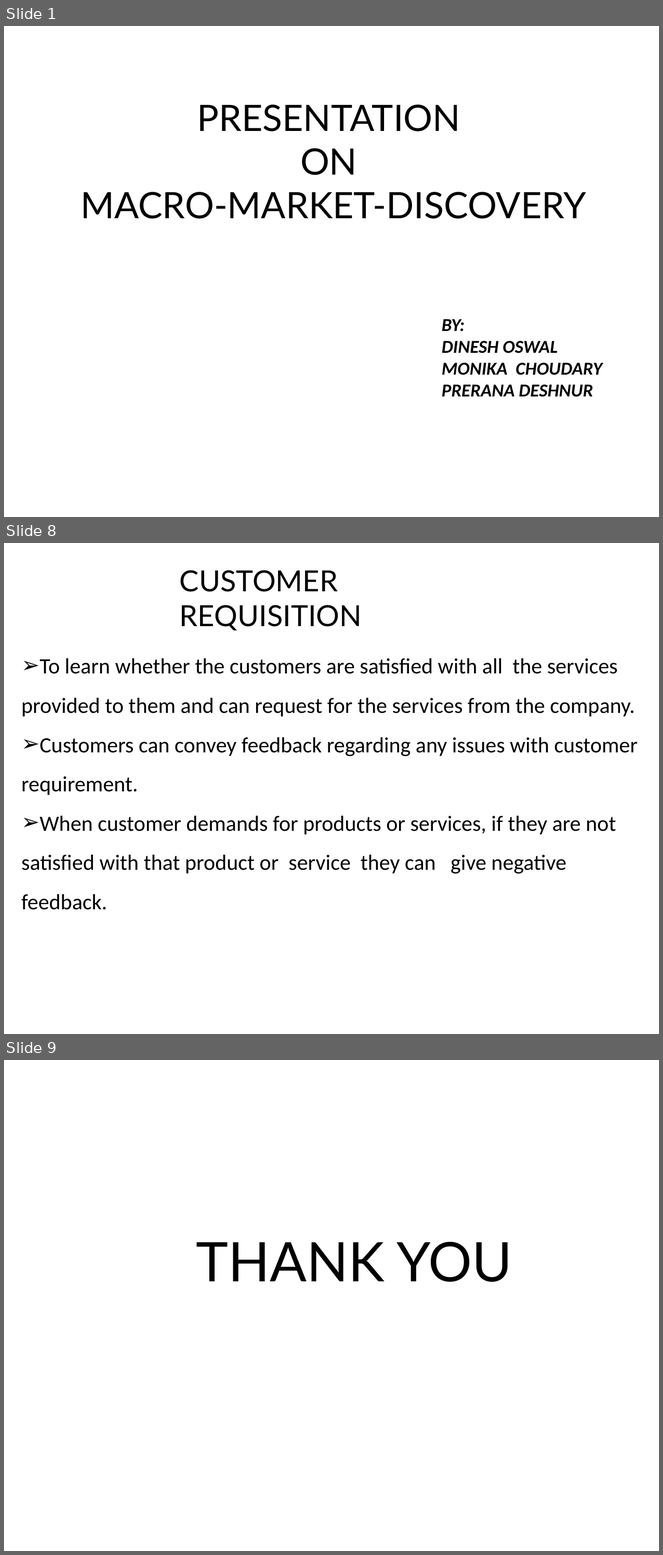
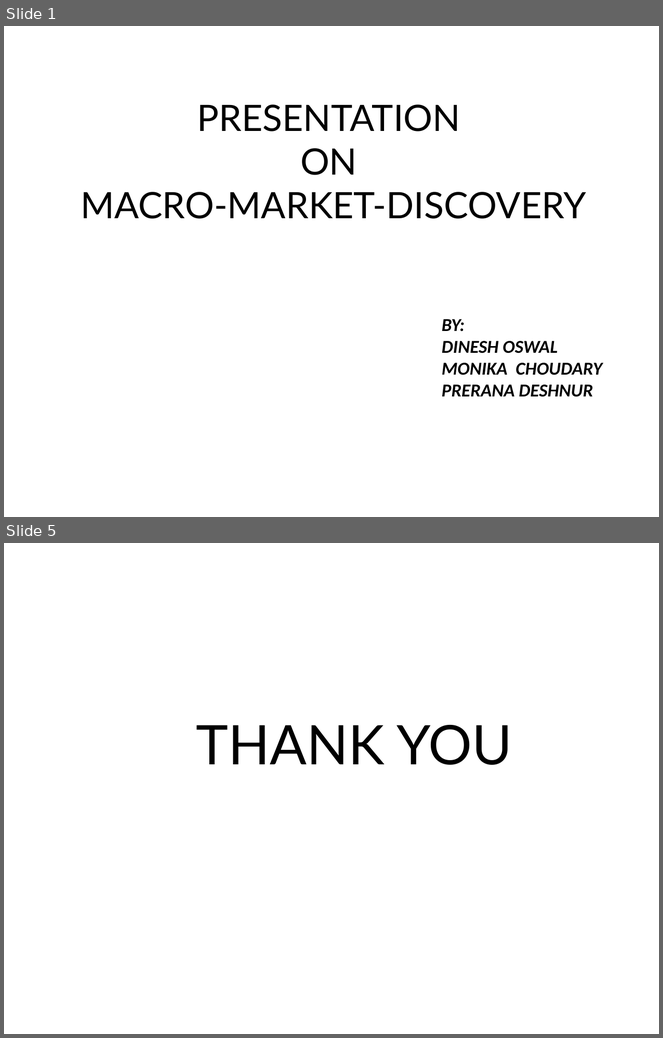
Before and after one commit to dineshoswal333/Playground, a slide deck: finalproject/team1/Macromarketdiscovery/debriefingppt/Team1_Macromarketdiscovery_Dinesh_Presentation.pptx. Shown one above the other, each under a label of ours: slides 1, 8 and 9 before the commit, slides 1 and 5 after it; the slides between them are not shown. The pictures are 663x1555 and 663x1038 pixels, drawn with LibreOffice and Linux fonts; fonts in the diff are those of the drawing. Boxes give left, top, right and bottom in pixels: in the first picture for what was removed or moved away, otherwise in the second. Text is boxed around its words. In the diff, an @@ line names an element or a change of style, - is before the commit and + after.

```diff
--- a/finalproject/team1/Macromarketdiscovery/debriefingppt/Team1_Macromarketdiscovery_Dinesh_Presentation.pptx
+++ b/finalproject/team1/Macromarketdiscovery/debriefingppt/Team1_Macromarketdiscovery_Dinesh_Presentation.pptx
@@ slide 8 removed at [4, 543, 659, 1034], background #FFFFFF @@
@@ text removed at [180, 570, 362, 631] @@
-CUSTOMER REQUISITION
@@ text removed at [21, 658, 638, 910] @@
-➢ To learn whether the customers are satisfied with all the services provided to them and can request for the services from the company.
-➢ Customers can convey feedback regarding any issues with customer requirement.
-➢ When customer demands for products or services, if they are not satisfied with that product or service they can give negative feedback.
@@ what was slide 9 is now slide 5 @@
```
Also in this commit, not shown: 3 slides added, 6 other slides removed, 38 other files.
